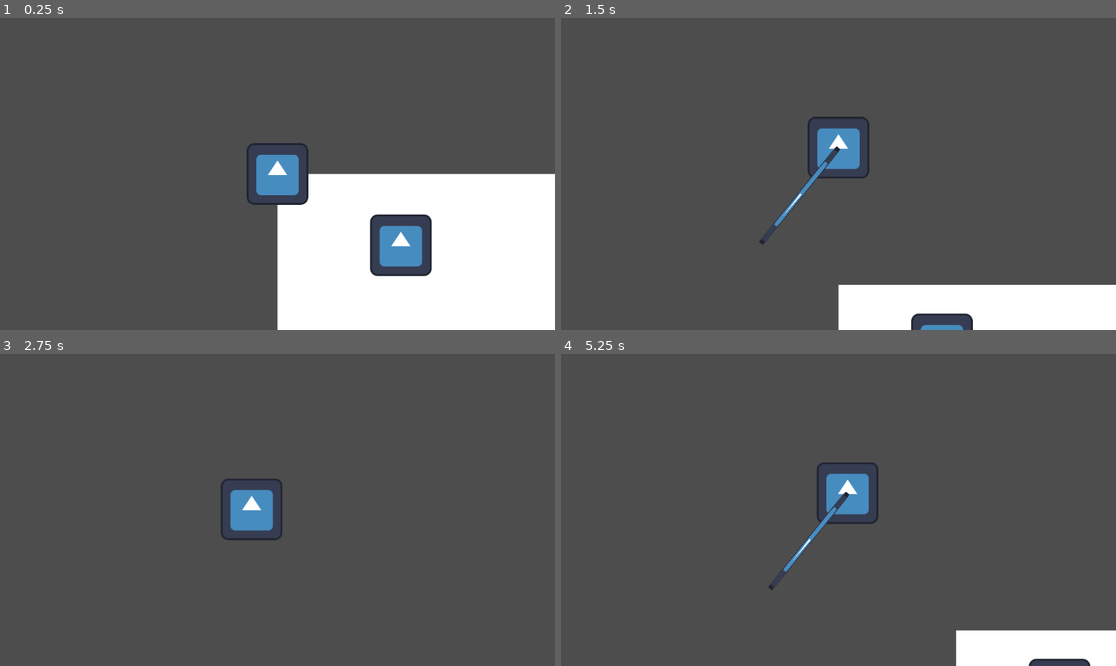
Above: before the commit, frames 1-4 (two rows, left to right).
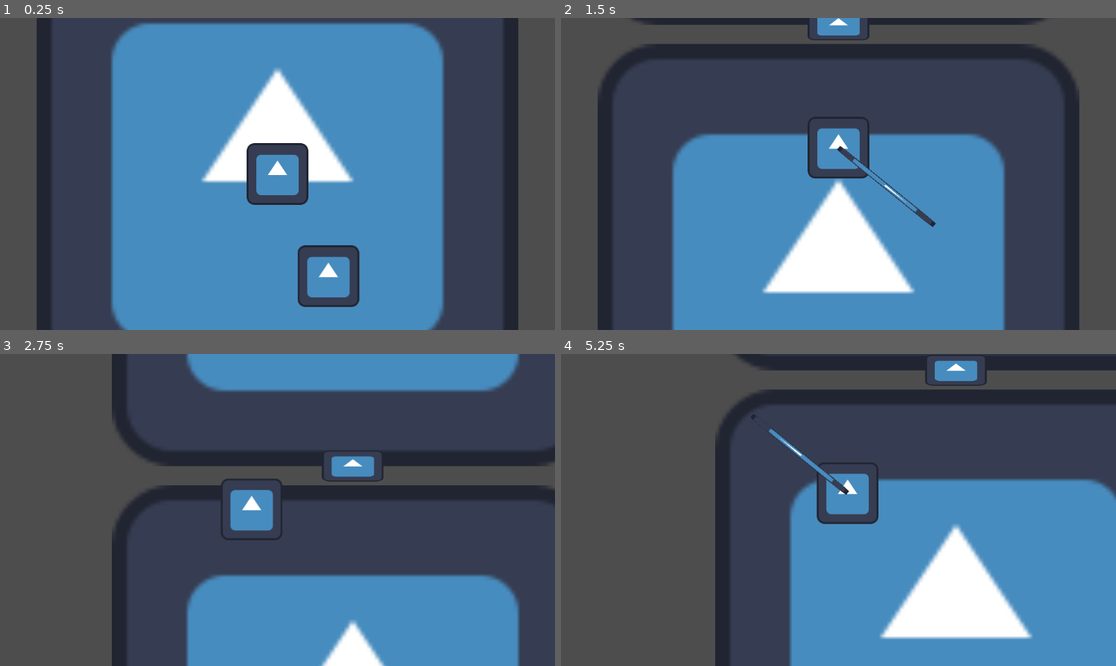
Above: after the commit, the same moments.

Repository: zwack32/crypt_of_the_silver_phoenix
Game: Godot game, scene res://scenes/test_world.tscn
Two runs of this game, one before a commit and one after it. Both use one fixed random seed, a clock stepped at 60 frames per second and the inputs below. The engine's default icon, where the game draws it, is replaced by a stand-in: a white triangle on a blue panel in a dark square.
Inputs (mouse positions are in pixels of both pictures, inside the frame that each line leads up to):
- Up to frame 1 (0.25 s): no input
- Up to frame 2 (1.5 s): move the mouse to (810, 236) at 0.52 s; hold W (move_up) from 0.53 s (still down); click (810, 236) at 0.6 s; move the mouse to (1005, 220) at 1.27 s; click (1005, 220) at 1.35 s
- Up to frame 3 (2.75 s): move the mouse to (111, 463) at 2.02 s; release W (move_up) at 2.03 s; hold A (move_left) from 2.03 s (still down); right-click (111, 463) at 2.1 s; click (111, 463) at 2.3 s
- Up to frame 4 (5.25 s): move the mouse to (866, 510) at 2.77 s; click (866, 510) at 2.85 s; move the mouse to (755, 432) at 3.52 s; release A (move_left) at 3.53 s; hold S (move_down) 3.53-4.28 s; click (755, 432) at 3.6 s; move the mouse to (960, 494) at 4.27 s; hold D (move_right) 4.28-5.03 s; right-click (960, 494) at 4.35 s; click (960, 494) at 4.55 s; move the mouse to (727, 525) at 5.02 s; hold W (move_up) from 5.03 s (still down); click (727, 525) at 5.1 s

The runs differ from the first frame. In frame 1, 70% of the frame differs, in the area x 6-100%, y 0-100%; in frame 2, 50%; in frame 3, 35%; in frame 4, 43%.

Commit message:
Add basic room manager and room triggers

Diff:
--- a/character_scripts/Player.gd
+++ b/character_scripts/Player.gd
@@ -107,7 +107,7 @@
 	var mouse_pos = get_viewport().get_mouse_position()
 	var viewport = get_viewport().size
 	var screen_mouse_pos = Vector2(mouse_pos.x / viewport.x, mouse_pos.y / viewport.y)
-	var screen_coord = (screen_mouse_pos - (Vector2(position.x / viewport.x, position.y / viewport.y))) * 2
+	var screen_coord = screen_mouse_pos * 2.0 - Vector2(1.0, 1.0)
 
 	return screen_coord.normalized()
 
--- /dev/null
+++ b/scenes/door.tscn
@@ -0,0 +1,16 @@
+[gd_scene load_steps=3 format=3 uid="uid://ckc52m6ovxgvd"]
+
+[ext_resource type="Texture2D" uid="uid://qcyp21s52d5" path="res://icon.svg" id="1_flq4x"]
+
+[sub_resource type="RectangleShape2D" id="RectangleShape2D_evjrx"]
+size = Vector2(127, 126)
+
+[node name="door" type="StaticBody2D"]
+scale = Vector2(1, 0.5)
+
+[node name="Sprite2D" type="Sprite2D" parent="."]
+texture = ExtResource("1_flq4x")
+
+[node name="CollisionShape2D" type="CollisionShape2D" parent="."]
+position = Vector2(0.5, -1)
+shape = SubResource("RectangleShape2D_evjrx")
--- /dev/null
+++ b/scenes/room.tscn
@@ -0,0 +1,19 @@
+[gd_scene load_steps=4 format=3 uid="uid://djmsskymhburo"]
+
+[ext_resource type="Script" path="res://scripts/Room.gd" id="1_jnge4"]
+[ext_resource type="Texture2D" uid="uid://qcyp21s52d5" path="res://icon.svg" id="1_xabon"]
+
+[sub_resource type="RectangleShape2D" id="RectangleShape2D_c1ccn"]
+
+[node name="Room" type="Area2D"]
+scale = Vector2(50, 50)
+script = ExtResource("1_jnge4")
+
+[node name="Sprite2D" type="Sprite2D" parent="."]
+scale = Vector2(0.15625, 0.15625)
+texture = ExtResource("1_xabon")
+
+[node name="CollisionShape2D" type="CollisionShape2D" parent="."]
+shape = SubResource("RectangleShape2D_c1ccn")
+
+[connection signal="area_entered" from="." to="." method="_on_area_entered"]
--- /dev/null
+++ b/scenes/room_manager.tscn
@@ -0,0 +1,6 @@
+[gd_scene load_steps=2 format=3 uid="uid://s8isyy0scoq5"]
+
+[ext_resource type="Script" path="res://scripts/RoomManager.gd" id="1_06d41"]
+
+[node name="room_manager" type="Node2D"]
+script = ExtResource("1_06d41")
--- a/scenes/test_world.tscn
+++ b/scenes/test_world.tscn
@@ -1,19 +1,30 @@
-[gd_scene load_steps=4 format=3 uid="uid://dhy7e2fcung4f"]
+[gd_scene load_steps=7 format=3 uid="uid://dhy7e2fcung4f"]
 
 [ext_resource type="PackedScene" uid="uid://u0hfdydssq7m" path="res://scenes/player.tscn" id="1_impp3"]
+[ext_resource type="PackedScene" uid="uid://djmsskymhburo" path="res://scenes/room.tscn" id="1_qiyfc"]
 [ext_resource type="PackedScene" uid="uid://pq3d8p6fi55t" path="res://weapons/test_stick.tscn" id="2_oq22v"]
 [ext_resource type="PackedScene" uid="uid://cw0sfcwrtmjxx" path="res://scenes/enemy.tscn" id="3_aib2c"]
+[ext_resource type="PackedScene" uid="uid://ckc52m6ovxgvd" path="res://scenes/door.tscn" id="5_cxhdf"]
+[ext_resource type="PackedScene" uid="uid://s8isyy0scoq5" path="res://scenes/room_manager.tscn" id="6_q2ave"]
 
 [node name="TestWorld" type="Node2D"]
 
-[node name="ColorRect" type="ColorRect" parent="."]
-offset_right = 1173.0
-offset_bottom = 670.0
+[node name="StartRoom" parent="." node_paths=PackedStringArray("room_manager") instance=ExtResource("1_qiyfc")]
+room_manager = NodePath("../RoomManager")
+triggerable = false
+
+[node name="TestRoom" parent="." node_paths=PackedStringArray("room_manager") instance=ExtResource("1_qiyfc")]
+position = Vector2(0, -1040)
+room_manager = NodePath("../RoomManager")
 
 [node name="Player" parent="." instance=ExtResource("1_impp3")]
 weapon_test_stick = ExtResource("2_oq22v")
 
 [node name="Enemy" parent="." node_paths=PackedStringArray("player") instance=ExtResource("3_aib2c")]
-position = Vector2(282, 163)
+position = Vector2(119, 239)
 player = NodePath("../Player")
-speed = 2.0
+
+[node name="TestRoomDoor" parent="." instance=ExtResource("5_cxhdf")]
+position = Vector2(0, -540)
+
+[node name="RoomManager" parent="." instance=ExtResource("6_q2ave")]
--- /dev/null
+++ b/scripts/Room.gd
@@ -0,0 +1,9 @@
+extends Node
+class_name Room
+
+@export var room_manager: RoomManager
+@export var triggerable = true;
+
+func _on_area_entered(area):
+	if triggerable:
+		room_manager.trigger_room(self)
--- /dev/null
+++ b/scripts/RoomManager.gd
@@ -0,0 +1,14 @@
+extends Node2D
+class_name RoomManager
+
+var triggered_room: Room
+
+func get_triggered_room():
+	return triggered_room
+
+func trigger_room(room: Room):
+	print("Room Triggered!")
+	triggered_room = room
+
+func untrigger_room():
+	triggered_room = null
